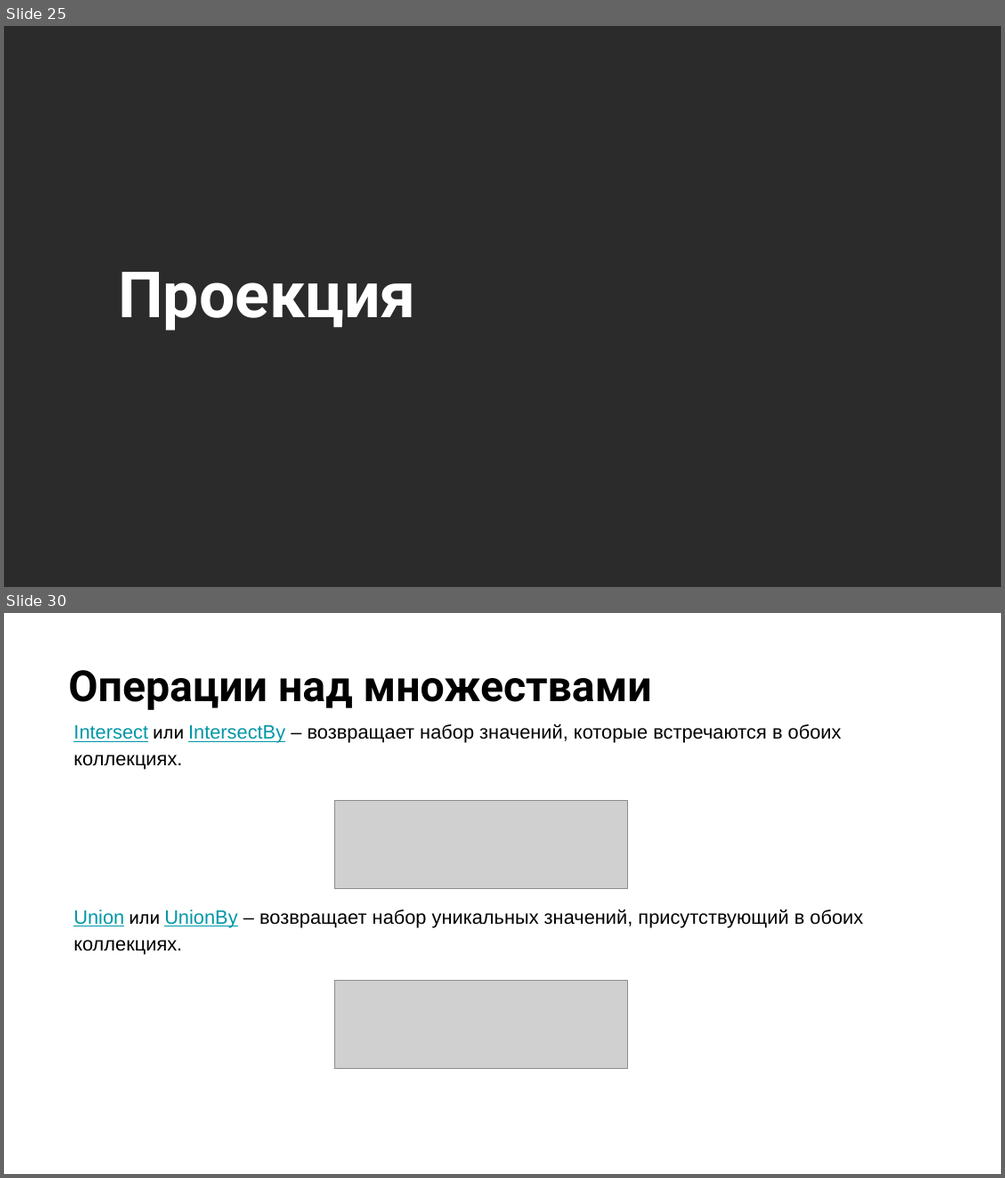
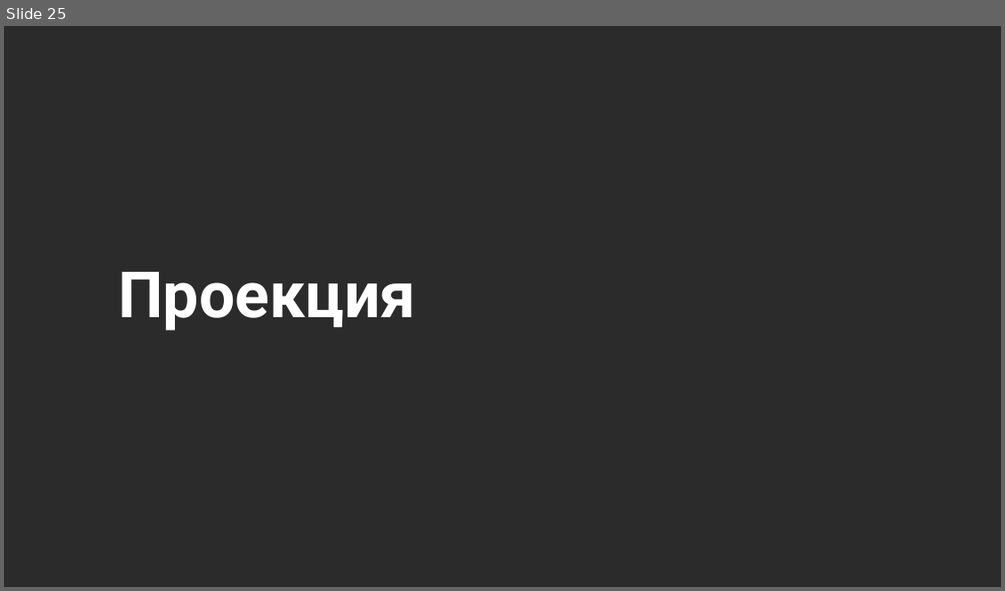
Before and after one commit to NilovPavel/OOP, a slide deck: ООП.pptx. Shown one above the other, each under a label of ours: slides 25 and 30 before the commit, slide 25 after it; the slides between them are not shown. The pictures are 1005x1178 and 1005x591 pixels, drawn with LibreOffice and Linux fonts; fonts in the diff are those of the drawing; grey boxes stand for pictures; background and template pictures are left out; a plain dark background stands for a picture behind light text. Boxes give left, top, right and bottom in pixels: in the first picture for what was removed or moved away, otherwise in the second. Text is boxed around its words. In the diff, an @@ line names an element or a change of style, - is before the commit and + after.

```diff
--- a/ООП.pptx
+++ b/ООП.pptx
@@ slide 30 removed at (4, 613, 1001, 1174), background picture (left out) @@
@@ title removed at (68, 670, 652, 710) @@
-Операции над множествами
@@ text removed at (73, 723, 841, 770) @@
-Intersect или IntersectBy – возвращает набор значений, которые встречаются в обоих коллекциях.
@@ picture removed at (335, 801, 628, 889) @@
@@ text removed at (73, 908, 863, 955) @@
-Union или UnionBy – возвращает набор уникальных значений, присутствующий в обоих коллекциях.
@@ picture removed at (335, 980, 628, 1069) @@
```
Also in this commit, not shown: 4 slides changed, 5 slides added, 27 other slides removed, 7 other files.
